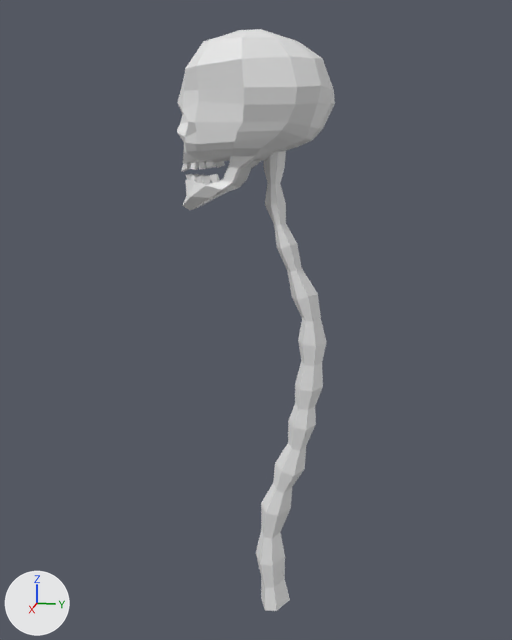
Two versions of the glTF model assets/models/skull.glb, one commit apart.
One viewpoint serves both versions: a camera (50 mm lens) standing at (27.6, 5.8, -0.7) and looking at (-0.2, 0.3, -7.6). Lighting does not change. The marker at lower left points along +X, +Y and +Z. Where no turn or scale is listed for an object, it has been applied to the vertices.
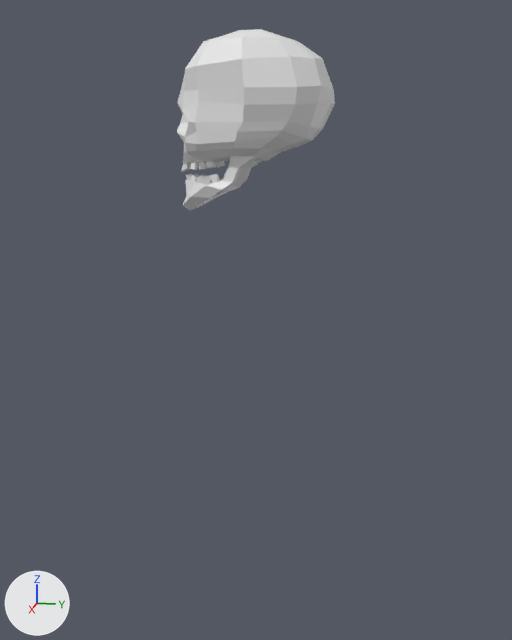
Pixel boxes (x1, y1, x2, y2) of what changed, in the pictures (512 x 640 px):
'Cube.003', deleted
    before: (256, 151, 326, 611)

Edits to the bpy script that builds the scene:
```text
Remove ob_cube_003:
    ob_cube_003 = bpy.data.objects.new('Cube.003', me_cube_002)
    ob_cube_003.location = (0.0, 1.36, -1.19)
```
